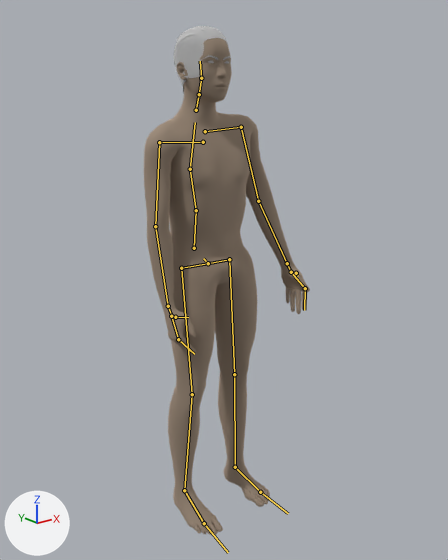
One commit to the Blender file CalfRaise.blend: the scene before it, then after it.
Both versions are drawn from a camera (50 mm lens) standing at (-0.1298, -0.1612, 0.158) and looking at (0.0051, 0.0075, 0.0905). Arrows for +X, +Y and +Z are at lower left; the lights stay in place. Both versions are drawn at frame 61 of the action 'IdleToSitup'; the numbers are the values there. The bones that bend it are drawn over the model as lines.

Objects in the first picture: 'malemodelMesh', 'short04Mesh'.
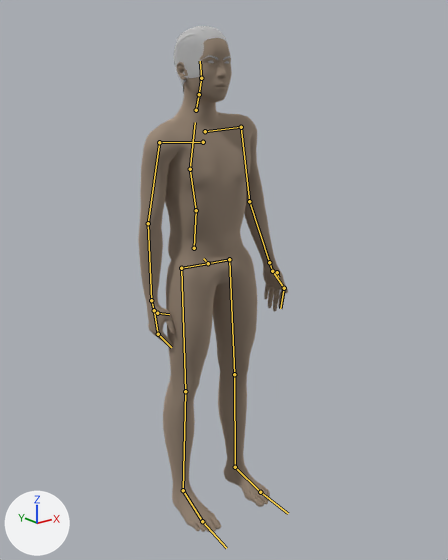
Where the change shows, as pixel boxes [x1, y1, x2, y2] in the pictures (448 x 560 px):
```json
{"object": "malemodelMesh", "change": "posed", "before": [144, 38, 310, 535], "after": [138, 38, 288, 532], "on screen": "10% narrower"}
{"bone": "LeftArm", "before": "(241, 127) to (258, 201)", "after": "(241, 127) to (249, 201)"}
{"bone": "RightArm", "before": "(159, 142) to (155, 226)", "after": "(159, 142) to (148, 223)"}
{"bone": "RightForeArm", "before": "(155, 226) to (168, 306)", "after": "(148, 223) to (151, 300)"}
{"bone": "RightUpLeg", "before": "(181, 268) to (192, 394)", "after": "(181, 268) to (185, 391)"}
{"bone": "RightLeg", "before": "(192, 394) to (184, 490)", "after": "(185, 391) to (183, 490)"}
```

Scene script edits in JSON lines:
```json
{"block": "bone_leftarm", "where": "bone_leftarm = bpy.data.objects['CMU compliant skeleton'].pose.bones['LeftArm']  # child of 'LeftShoulder'"}
{"op": "set", "path": "bone_leftarm.rotation_quaternion", "old": "(0.742, -0.043, -0.133, -0.655)", "new": "(0.753, -0.107, -0.065, -0.646)", "note": "degrees (7, -15, -84) -> degrees (-5, -14, -81)"}
{"block": "bone_rightarm", "where": "bone_rightarm = bpy.data.objects['CMU compliant skeleton'].pose.bones['RightArm']  # child of 'RightShoulder'"}
{"op": "set", "path": "bone_rightarm.rotation_quaternion", "old": "(0.761, -0.023, -0.036, 0.648)", "new": "(0.756, -0.081, -0.099, 0.641)", "note": "degrees (-5, -1, 81) -> degrees (-14, -3, 81)"}
{"block": "bone_rightforearm", "where": "bone_rightforearm = bpy.data.objects['CMU compliant skeleton'].pose.bones['RightForeArm']  # child of 'RightArm'"}
{"op": "set", "path": "bone_rightforearm.rotation_quaternion", "old": "(0.99, 0.059, 0.09, 0.09)", "new": "(0.992, 0.037, 0.087, 0.086)", "note": "degrees (8, 10, 11) -> degrees (5, 10, 10)"}
{"block": "bone_rightupleg", "where": "bone_rightupleg = bpy.data.objects['CMU compliant skeleton'].pose.bones['RightUpLeg']  # child of 'RHipJoint'"}
{"op": "set", "path": "bone_rightupleg.rotation_quaternion", "old": "(0.948, -0.318, 0.008, 0.013)", "new": "(0.962, -0.274, 0.007, 0.012)", "note": "degrees (-37, 1, 1) -> degrees (-32, 1, 1)"}
{"block": "bone_rightleg", "where": "bone_rightleg = bpy.data.objects['CMU compliant skeleton'].pose.bones['RightLeg']  # child of 'RightUpLeg'"}
{"op": "set", "path": "bone_rightleg.rotation_quaternion", "old": "(0.998, 0.061, -0.002, -0.001)", "new": "(1.0, -0.021, 0.001, 0.0)", "note": "degrees (7, 0, 0) -> degrees (-2, 0, 0)"}
```
